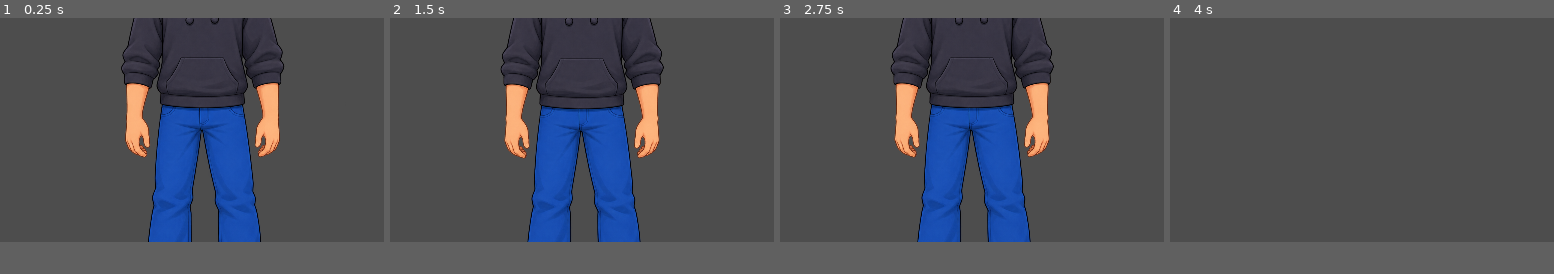
Above: before the commit, frames 1-4 (left to right).
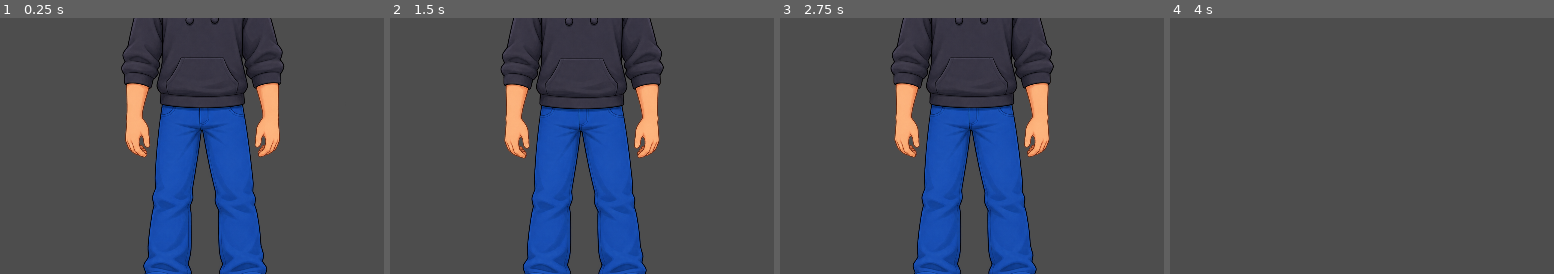
Above: after the commit, the same moments.

Repository: jayGumm45/beaver_attack
Game: Godot game, scene res://main.tscn
Two runs of this game, one before a commit and one after it. Both use one fixed random seed, a clock stepped at 60 frames per second and the inputs below.
Inputs:
- Up to frame 1 (0.25 s): no input
- Up to frame 2 (1.5 s): tap Enter at 0.5 s; hold Right (move_right) 0.53-1.28 s; tap Space at 1.25 s; hold S (move_down) from 1.28 s (still down)
- Up to frame 3 (2.75 s): tap Enter at 2 s; release S (move_down) at 2.03 s; hold Right (move_right) from 2.03 s (still down)
- Up to frame 4 (4 s): release Right (move_right) at 2.78 s; hold Up (move_up) 2.78-3.53 s; hold Left (move_left) from 3.53 s (still down)
The pictures show only the part of the screen within x 9-59%, y 50-100%; the shares and areas given below are measured in that part.
In our replay, the window is 720x480 before the commit and 768x512 after it. These sizes can differ from the game's own. Grey fills any space a smaller window leaves; there, only what the larger window draws over its background counts as a difference.

The runs differ from the first frame. In frame 1, 2.9% of the frame differs, in the area x 37-70%, y 87-100%; in frame 2, 2.9%; in frame 3, 2.9%; in frame 4, only the window size differs.

Commit message:
created tilemap with placeholder tileset

Diff:
--- a/project.godot
+++ b/project.godot
@@ -17,8 +17,8 @@
 
 [display]
 
-window/size/viewport_width=720
-window/size/viewport_height=480
+window/size/viewport_width=768
+window/size/viewport_height=512
 window/stretch/mode="canvas_items"
 
 [input]
--- /dev/null
+++ b/tile_map_layer.tscn
@@ -0,0 +1,16 @@
+[gd_scene format=3 uid="uid://c5l2x4m1i2ngo"]
+
+[ext_resource type="Texture2D" uid="uid://bry1bwk4fwx3v" path="res://art/TileSheet_template_BeaverAttack.png" id="1_0ugm7"]
+
+[sub_resource type="TileSetAtlasSource" id="TileSetAtlasSource_vqaso"]
+texture = ExtResource("1_0ugm7")
+texture_region_size = Vector2i(32, 32)
+0:0/0 = 0
+1:0/0 = 0
+
+[sub_resource type="TileSet" id="TileSet_1m1cl"]
+tile_size = Vector2i(32, 32)
+sources/0 = SubResource("TileSetAtlasSource_vqaso")
+
+[node name="TileMapLayer" type="TileMapLayer" unique_id=388770891]
+tile_set = SubResource("TileSet_1m1cl")
Binary file added: art/TileSheet_template_BeaverAttack.png
Not shown, added: art/TileSheet_template_BeaverAttack.png.import
